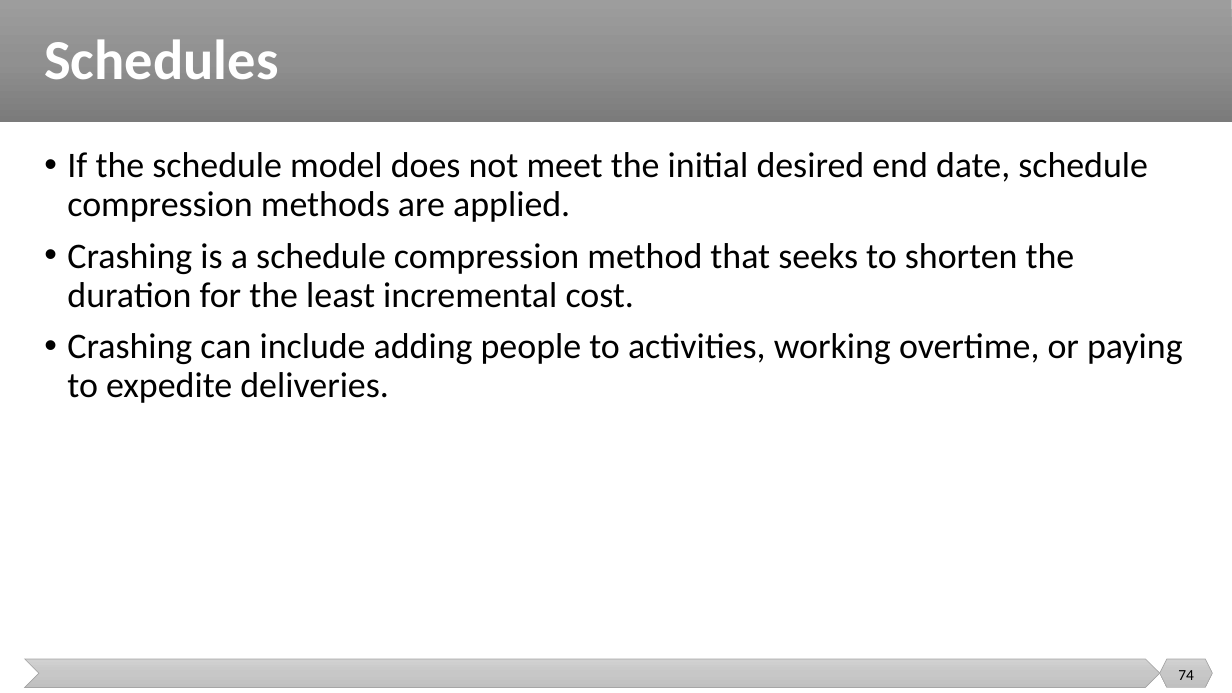
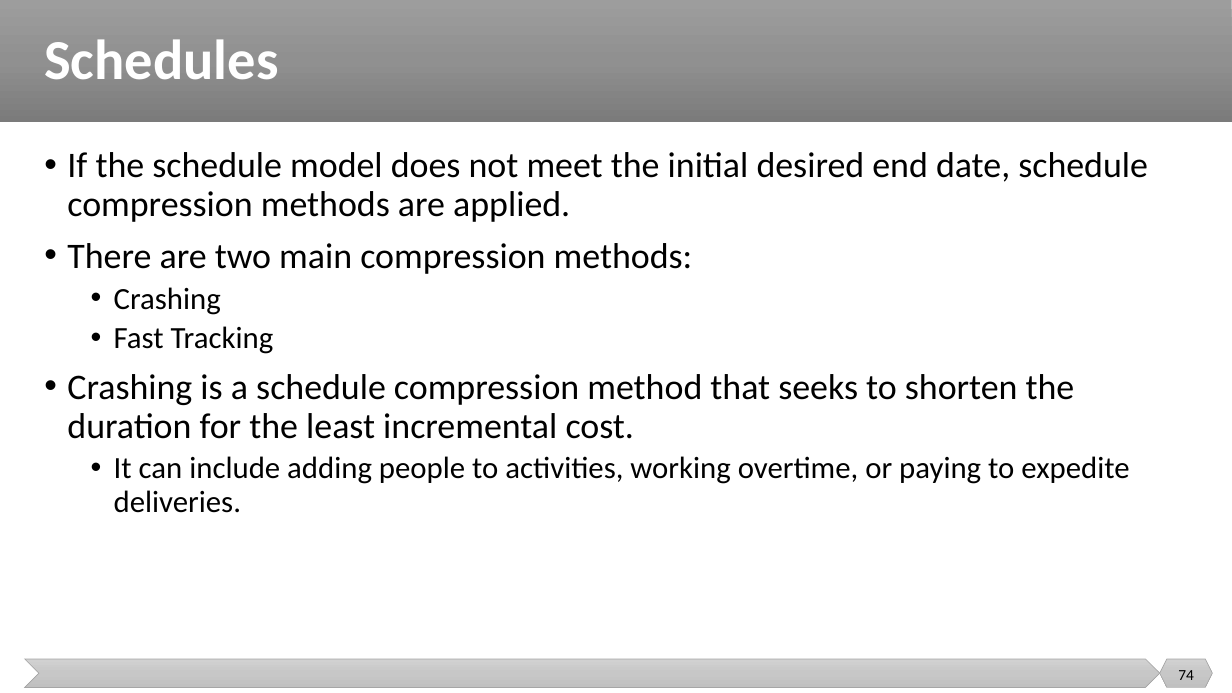
Before and after one commit to malenezi/malenezi, a slide deck: slide 74 of SE423/Lectures/1-Introduction/Project Performance Domains.pptx. Drawn at 1232x693 pixels with LibreOffice and Linux fonts; fonts in the diff are those of the drawing. Boxes give left, top, right and bottom in pixels: in the first picture for what was removed or moved away, otherwise in the second. Text is boxed around its words. In the diff, an @@ line names an element or a change of style, - is before the commit and + after.

```diff
--- a/SE423/Lectures/1-Introduction/Project Performance Domains.pptx
+++ b/SE423/Lectures/1-Introduction/Project Performance Domains.pptx
@@ text at (67,243,693,354): paragraphs added @@
+• There are two main compression methods:
+  • Crashing
+  • Fast Tracking
@@ text at (114,456,1129,513): text changed; size 28 to 24 pt @@
-• Crashing can include adding people to activities, working overtime, or paying to expedite deliveries.
+  • It can include adding people to activities, working overtime, or paying to expedite deliveries.
```
Also in this commit, not shown: 9 other slides changed, 1 slide removed.
